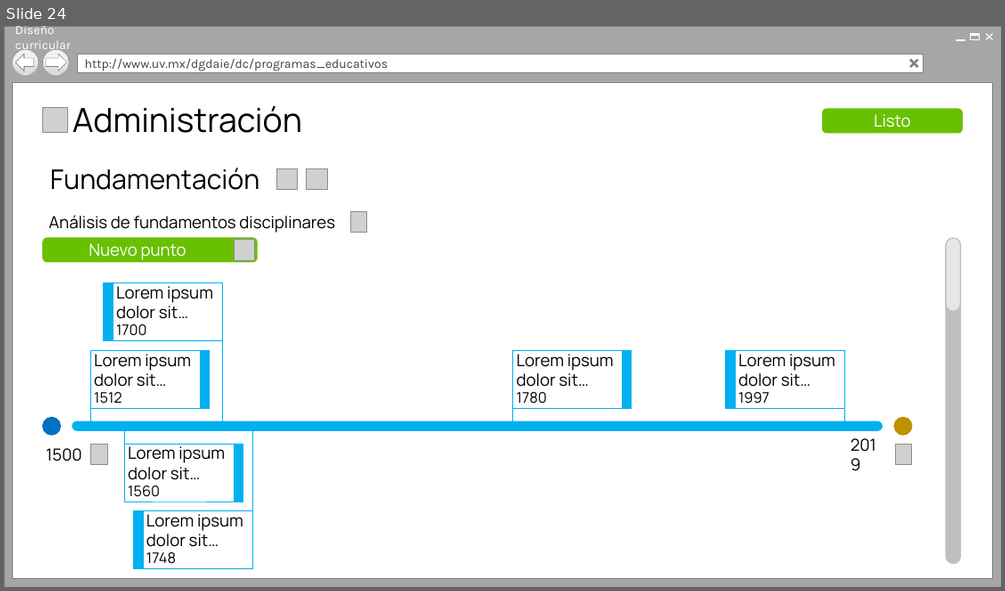
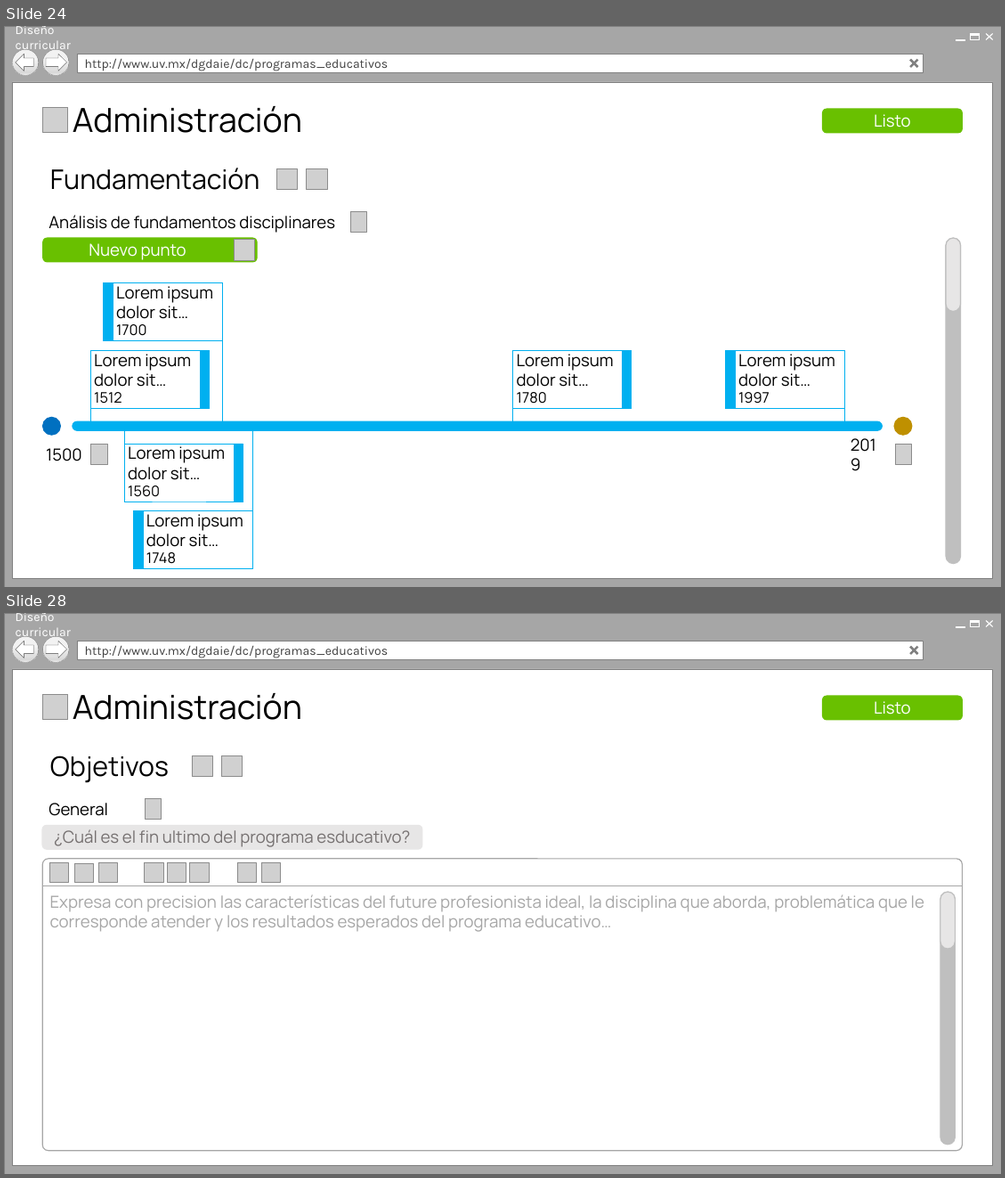
Before and after one commit to Senzho/DISENO_CURRICULAR_SS_05_2019, a slide deck: Diseño/Prototipos V2.pptx. Shown one above the other, each under a label of ours: slide 24 before the commit, slides 24 and 28 after it; the slides between them are not shown. The pictures are 1005x591 and 1005x1178 pixels, drawn with LibreOffice and Linux fonts; fonts in the diff are those of the drawing; grey boxes stand for pictures; background and template pictures are left out. Boxes give left, top, right and bottom in pixels: in the first picture for what was removed or moved away, otherwise in the second. Text is boxed around its words. In the diff, an @@ line names an element or a change of style, - is before the commit and + after.

Commit message:
Update Prototipos V2.pptx
1. Misión.
2. Visión.
3. Objetivos.
4. Ideario.

```diff
--- a/Diseño/Prototipos V2.pptx
+++ b/Diseño/Prototipos V2.pptx
@@ slide 28 added at (4, 613, 1001, 1174), background #FFFFFF @@
@@ group added at (4, 613, 1001, 1174): 6 rectangles, 4 lines, 2 ellipses, 1 text, 1 left arrow, 1 right arrow @@
+Diseño curricular
+http://www.uv.mx/dgdaie/dc/programas_educativos
@@ picture added at (43, 694, 68, 719) @@
@@ text added at (73, 693, 302, 720), 32 pt, text #000000 @@
+Administración
@@ rounded rectangle added at (823, 696, 963, 720), fill #69C000, outline #69C000 1 pt @@
@@ text added at (874, 701, 911, 714), 16 pt, text #FFFFFF @@
+Listo
@@ text added at (50, 755, 169, 783), 26 pt, text #000000 @@
+Objetivos
@@ picture added at (192, 755, 212, 777) @@
@@ picture added at (222, 755, 243, 777) @@
@@ picture added at (145, 798, 161, 819) @@
@@ rounded rectangle added at (42, 826, 422, 850), fill #E7E6E6, outline #E7E6E6 1 pt @@
@@ text added at (48, 803, 108, 816), 16 pt, text #000000 @@
+General
@@ text added at (54, 829, 410, 847), 16 pt, text #767171 @@
+¿Cuál es el fin ultimo del programa esducativo?
@@ rounded rectangle added at (42, 859, 962, 1150), fill #FFFFFF, outline #A6A6A6 1 pt @@
@@ picture added at (49, 863, 69, 882) @@
@@ picture added at (74, 863, 94, 883) @@
@@ picture added at (98, 863, 118, 882) @@
@@ picture added at (145, 863, 164, 882) @@
@@ picture added at (167, 863, 186, 882) @@
@@ picture added at (190, 863, 210, 882) @@
@@ picture added at (237, 863, 257, 882) @@
@@ picture added at (261, 863, 281, 882) @@
@@ line added from (42, 886) to (962, 886), #A6A6A6 0.5 pt @@
@@ text added at (50, 895, 924, 932), 16 pt, text #A6A6A6 @@
+Expresa con precision las características del future profesionista ideal, la disciplina que aborda, problemática que le corresponde atender y los resultados esperados del programa educativo…
@@ rounded rectangle added at (940, 892, 955, 1144), fill #BFBFBF, outline #BFBFBF 1 pt @@
@@ rounded rectangle added at (940, 892, 955, 949), fill #E7E6E6, outline #BFBFBF 1 pt @@
```
Also in this commit, not shown: 7 slides changed, 4 other slides added.
